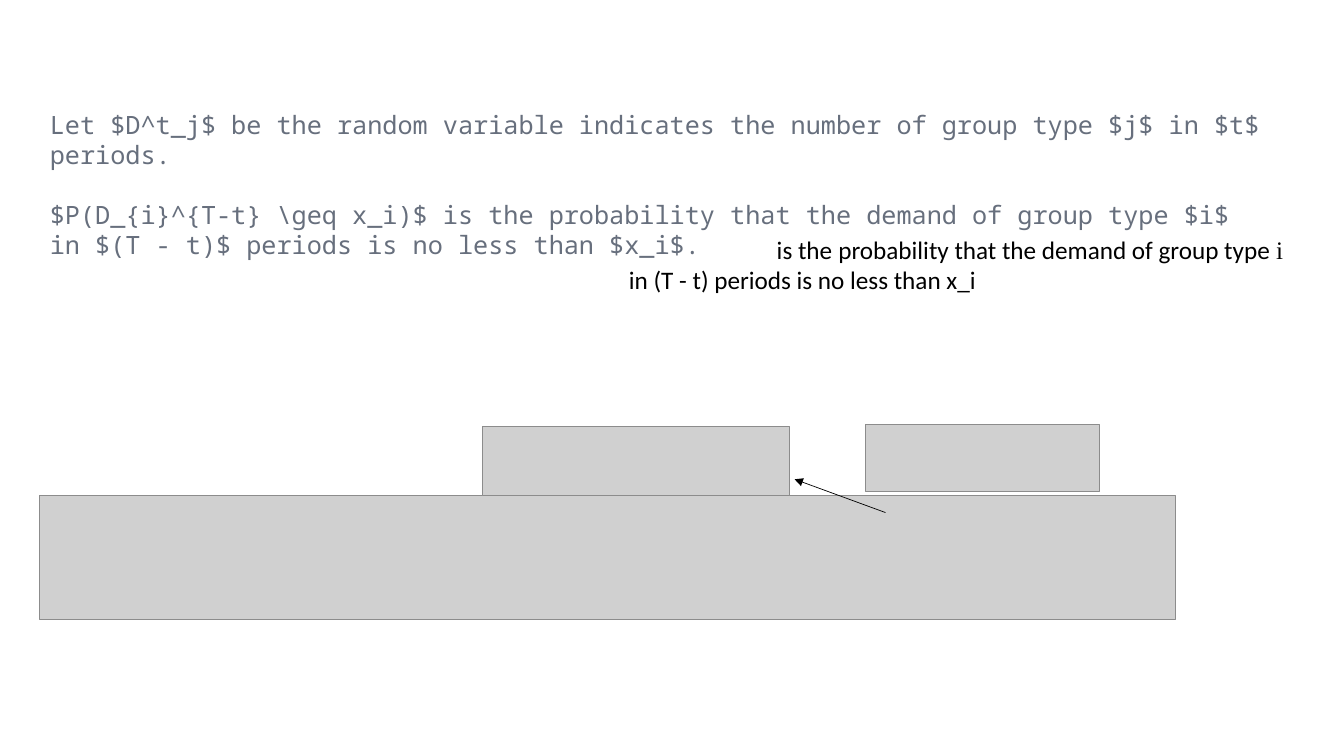
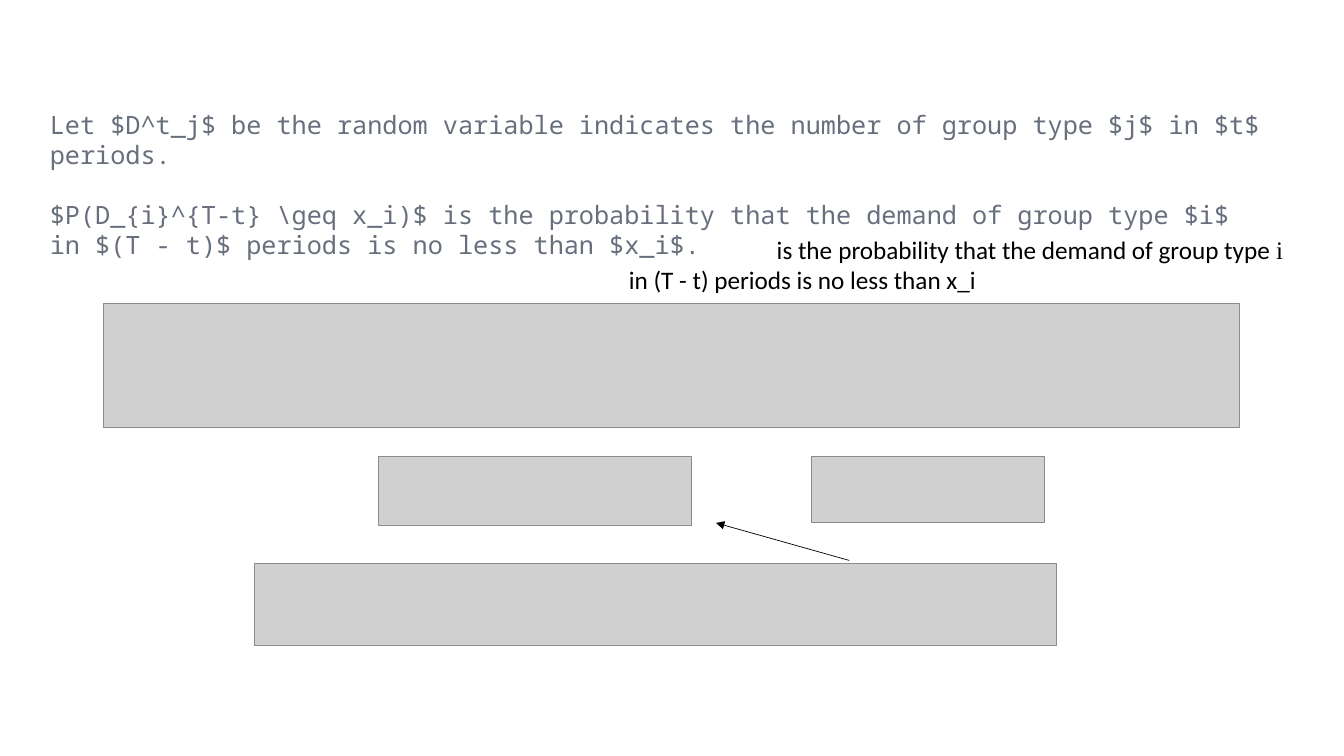
Before and after one commit to Dis-count/HKUST_TOPIC, a slide deck: slide 12 of Dissertation/Beamer/test.pptx. Drawn at 1344x756 pixels with LibreOffice and Linux fonts; fonts in the diff are those of the drawing; grey boxes stand for pictures. Boxes give left, top, right and bottom in pixels: in the first picture for what was removed or moved away, otherwise in the second. Text is boxed around its words. In the diff, an @@ line names an element or a change of style, - is before the commit and + after.

```diff
--- a/Dissertation/Beamer/test.pptx
+++ b/Dissertation/Beamer/test.pptx
@@ picture moved from (x1=40, y1=496, x2=1177, y2=620) to (x1=104, y1=303, x2=1240, y2=427) @@
@@ picture removed at (x1=482, y1=426, x2=789, y2=496) @@
@@ picture added at (x1=379, y1=457, x2=692, y2=526) @@
@@ picture moved from (x1=866, y1=425, x2=1100, y2=492) to (x1=812, y1=457, x2=1046, y2=523) @@
@@ arrow moved from (885, 512) - (795, 479) to (850, 561) - (716, 523) @@
@@ picture added at (x1=254, y1=564, x2=1057, y2=645) @@
```
Also in this commit, not shown: 1 slide added, 1 slide removed, 35 other files.
